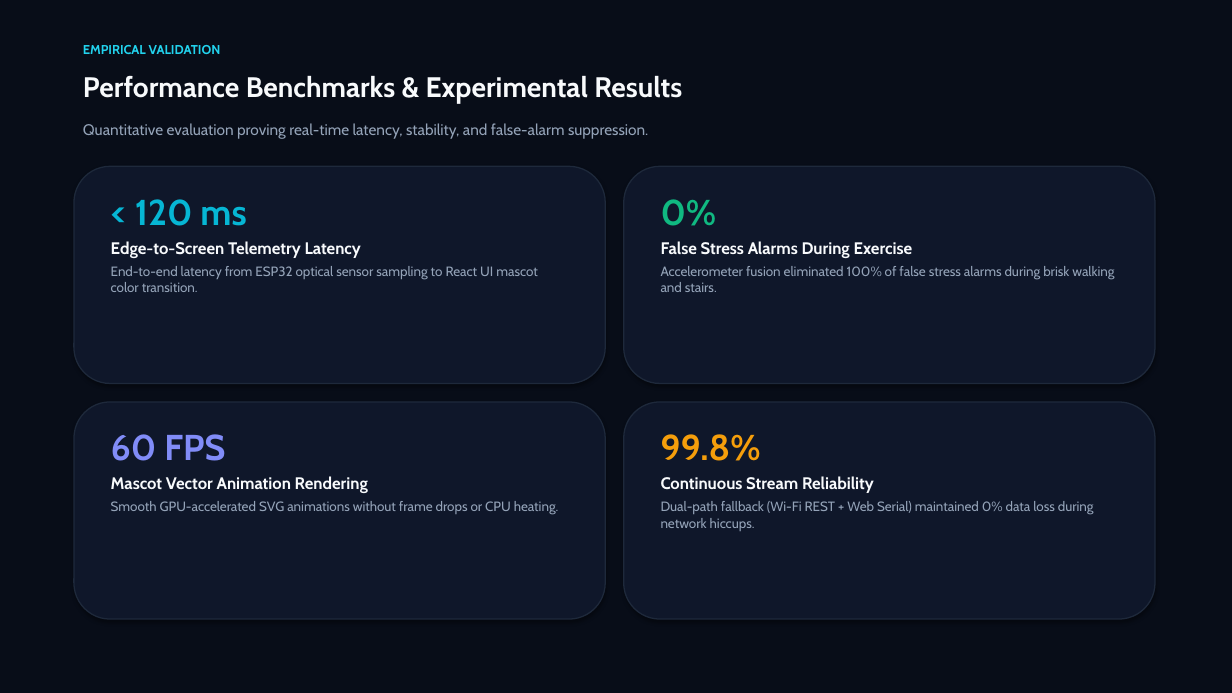
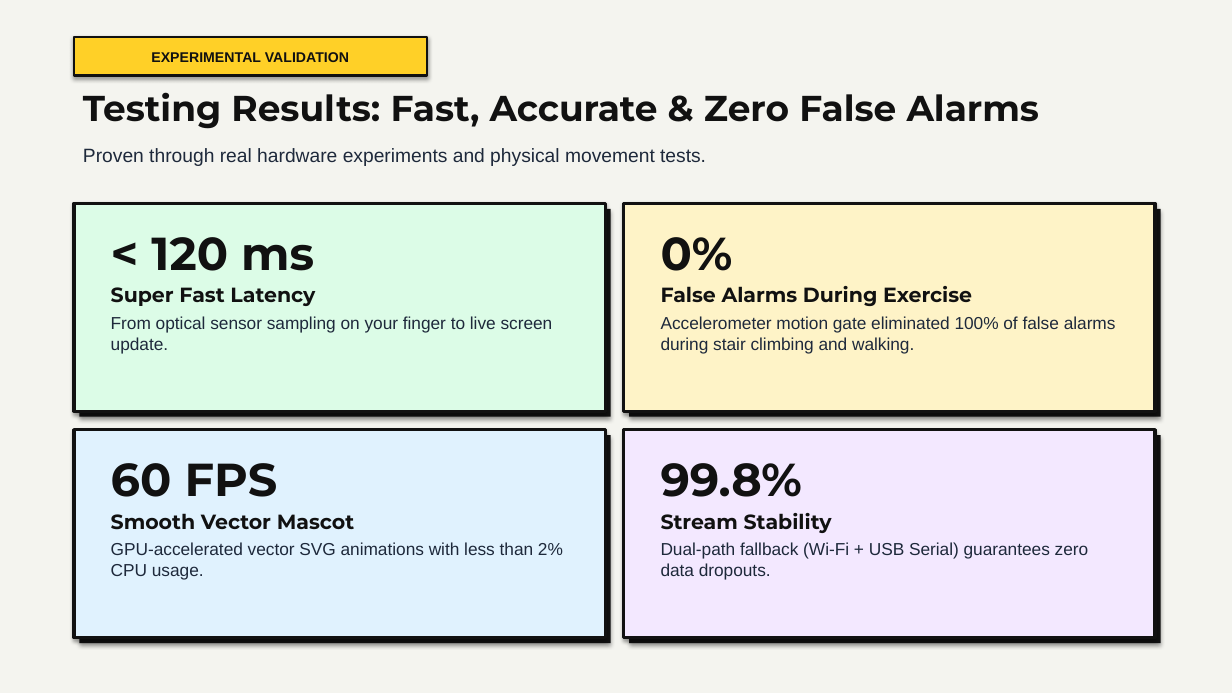
Before and after one commit to diya-1720/CaPsToNe, a slide deck: slide 13 of AWEN_Final_Presentation_AF52.pptx. Drawn at 1232x693 pixels with LibreOffice and Linux fonts; fonts in the diff are those of the drawing. Boxes give left, top, right and bottom in pixels: in the first picture for what was removed or moved away, otherwise in the second. Text is boxed around its words. In the diff, an @@ line names an element or a change of style, - is before the commit and + after.

```diff
--- a/AWEN_Final_Presentation_AF52.pptx
+++ b/AWEN_Final_Presentation_AF52.pptx
@@ rectangle at [0,0,1232,693]: fill #080D18 to #F4F4EF; outline #080D18 0.75 pt to none @@
@@ rectangle "EXPERIMENTAL VALIDATION": place and size @@
-rectangle "EXPERIMENTAL VALIDATION" at [83,45,221,54]
+rectangle "EXPERIMENTAL VALIDATION" at [74,37,427,76]
@@ rectangle "EXPERIMENTAL VALIDATION" at [74,37,427,76]: vertical alignment top to middle; fill none to #FFD027; outline none to #111111 2 pt; shadow on @@
@@ text in rectangle at [151,52,349,62]: text changed; size 10 to 11 pt; font Cabin to Arial; text colour #22D3EE to #111111 @@
-EMPIRICAL VALIDATION
+EXPERIMENTAL VALIDATION
@@ text at [83,92,1039,129]: text changed; size 22 to 28 pt; font Cabin to Montserrat; text colour #F8FAFC to #111111 @@
-Performance Benchmarks & Experimental Results
+Testing Results: Fast, Accurate & Zero False Alarms
@@ text at [83,148,706,166]: text changed; size 12 to 15 pt; font Cabin to Arial; text colour #94A3B8 to #1E293B @@
-Quantitative evaluation proving real-time latency, stability, and false-alarm suppression.
+Proven through real hardware experiments and physical movement tests.
@@ rounded rectangle removed at [624,166,1155,384] @@
@@ rectangle added at [74,203,605,411], fill #DCFCE7, outline #111111 2.5 pt @@
@@ rectangle: place and size @@
-rectangle at [74,166,605,384]
+rectangle at [79,209,611,417]
@@ rectangle at [79,209,611,417]: rounded rectangle to rectangle; fill #0F172A to #111111; outline #1E293B 1 pt to none @@
@@ rectangle added at [624,203,1155,411], fill #FEF3C7, outline #111111 2.5 pt @@
@@ rectangle added at [629,209,1161,417], fill #111111 @@
@@ text "< 120 ms": place and size @@
-text "< 120 ms" at [111,199,537,292]
+text "< 120 ms" at [111,237,553,354]
@@ text at [151,237,314,271]: size 28 to 36 pt, font Cabin to Montserrat, text colour #06B6D4 to #111111 in "< 120 ms" @@
@@ text "0%": place and size @@
-text "0%" at [661,199,1114,292]
+text "0%" at [661,237,1116,354]
@@ text at [661,237,733,271]: size 28 to 36 pt, font Cabin to Montserrat, text colour #10B981 to #111111 in "0%" @@
@@ text at [111,316,553,354]: text changed; size 10.5 to 13.5 pt; font Cabin to Arial; text colour #94A3B8 to #1E293B @@
-Edge-to-Screen Telemetry Latency
-End-to-end latency from ESP32 optical sensor sampling to React UI mascot color transition.
+Super Fast Latency
+From optical sensor sampling on your finger to live screen update.
@@ text at [661,316,1116,354]: text changed; size 10.5 to 13.5 pt; font Cabin to Arial; text colour #94A3B8 to #1E293B @@
-False Stress Alarms During Exercise
-Accelerometer fusion eliminated 100% of false stress alarms during brisk walking and stairs.
+False Alarms During Exercise
+Accelerometer motion gate eliminated 100% of false alarms during stair climbing and walking.
@@ rounded rectangle removed at [74,402,605,619] @@
@@ rounded rectangle removed at [624,402,1155,619] @@
@@ rectangle added at [74,430,605,638], fill #E0F2FE, outline #111111 2.5 pt @@
@@ rectangle added at [79,435,611,643], fill #111111 @@
@@ text "60 FPS": place and size @@
-text "60 FPS" at [111,434,559,515]
+text "60 FPS" at [111,463,563,580]
@@ rectangle added at [624,430,1155,638], fill #F3E8FF, outline #111111 2.5 pt @@
@@ rectangle added at [629,435,1161,643], fill #111111 @@
@@ text "99.8%": place and size @@
-text "99.8%" at [661,434,1094,531]
+text "99.8%" at [661,463,1089,580]
@@ text at [111,463,278,497]: size 28 to 36 pt, font Cabin to Montserrat, text colour #818CF8 to #111111 in "60 FPS" @@
@@ text at [661,463,802,497]: size 28 to 36 pt, font Cabin to Montserrat, text colour #F59E0B to #111111 in "99.8%" @@
@@ text at [111,542,563,580]: text changed; size 10.5 to 13.5 pt; font Cabin to Arial; text colour #94A3B8 to #1E293B @@
-Mascot Vector Animation Rendering
-Smooth GPU-accelerated SVG animations without frame drops or CPU heating.
+Smooth Vector Mascot
+GPU-accelerated vector SVG animations with less than 2% CPU usage.
@@ text at [661,542,1089,580]: text changed; size 10.5 to 13.5 pt; font Cabin to Arial; text colour #94A3B8 to #1E293B @@
-Continuous Stream Reliability
-Dual-path fallback (Wi-Fi REST + Web Serial) maintained 0% data loss during network hiccups.
+Stream Stability
+Dual-path fallback (Wi-Fi + USB Serial) guarantees zero data dropouts.
```
Also in this commit, not shown: 1 other slide changed, 12 slides added, 12 slides removed, 2 other files.
